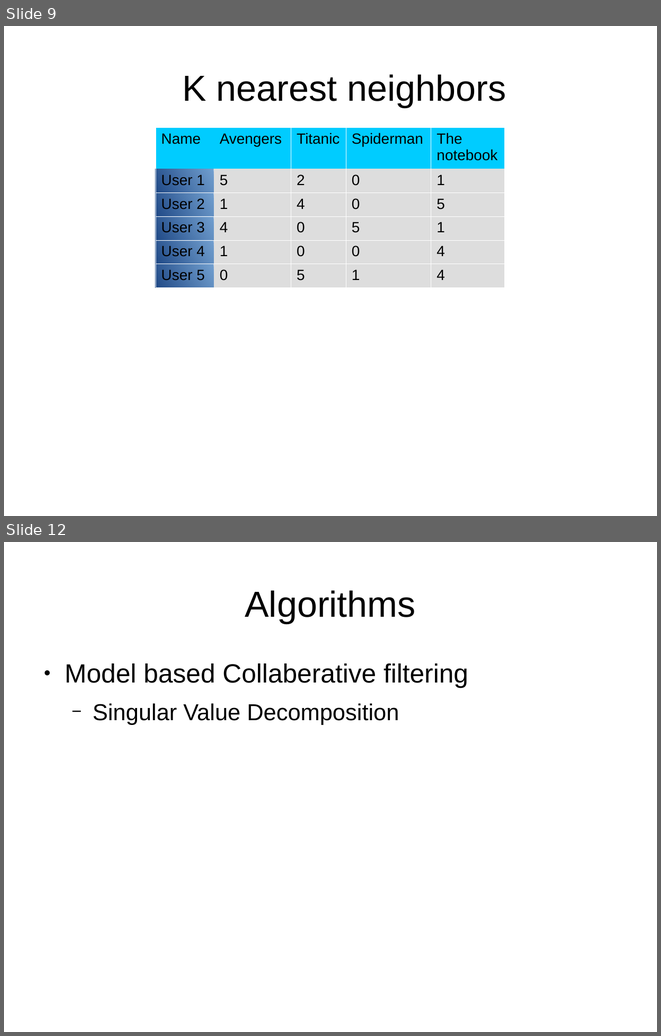
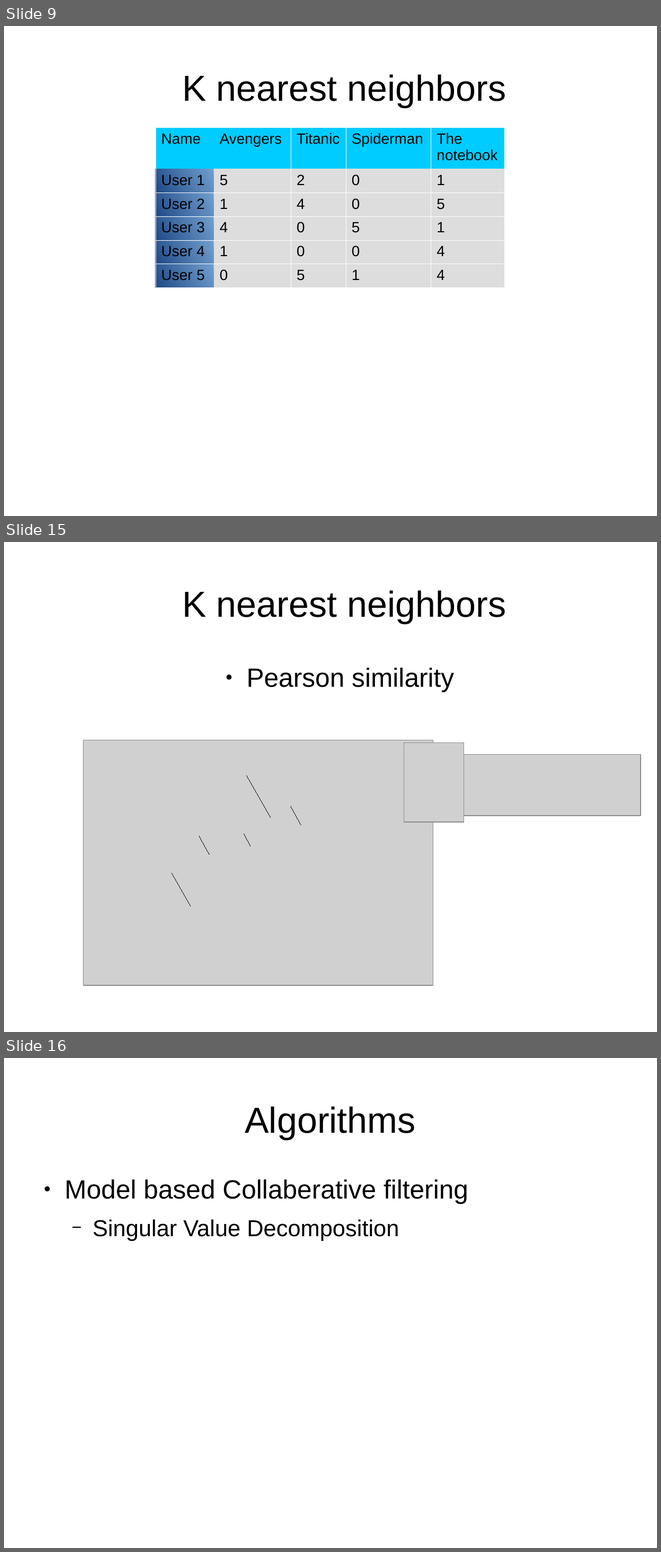
Before and after one commit to DriesSmit/Recommendation-System, a slide deck: Presentation.odp. Shown one above the other, each under a label of ours: slides 9 and 12 before the commit, slides 9, 15 and 16 after it; the slides between them are not shown. The pictures are 661x1036 and 661x1552 pixels, drawn with LibreOffice and Linux fonts; fonts in the diff are those of the drawing; grey boxes stand for pictures. Boxes give left, top, right and bottom in pixels: in the first picture for what was removed or moved away, otherwise in the second. Text is boxed around its words. In the diff, an @@ line names an element or a change of style, - is before the commit and + after.

```diff
--- a/Presentation.odp
+++ b/Presentation.odp
@@ slide 15 added at [4,542,657,1032], background #FFFFFF @@
@@ title added at [182,590,506,623], 44 pt, text #000000 @@
+  K nearest neighbors
@@ text added at [247,668,454,691], 32 pt, text #000000 @@
+● Pearson similarity
@@ picture added at [84,740,434,985] @@
@@ picture added at [404,743,464,822] @@
@@ picture added at [457,754,641,816] @@
@@ line added from (246, 775) to (271, 818), #000000 0 pt @@
@@ line added from (291, 806) to (301, 824), #000000 0 pt @@
@@ line added from (199, 836) to (209, 854), #000000 0 pt @@
@@ line added from (244, 834) to (250, 846), #000000 0 pt @@
@@ line added from (171, 873) to (191, 906), #000000 0 pt @@
@@ what was slide 12 is now slide 16 @@
```
Also in this commit, not shown: 5 slides changed, 3 other slides added.
